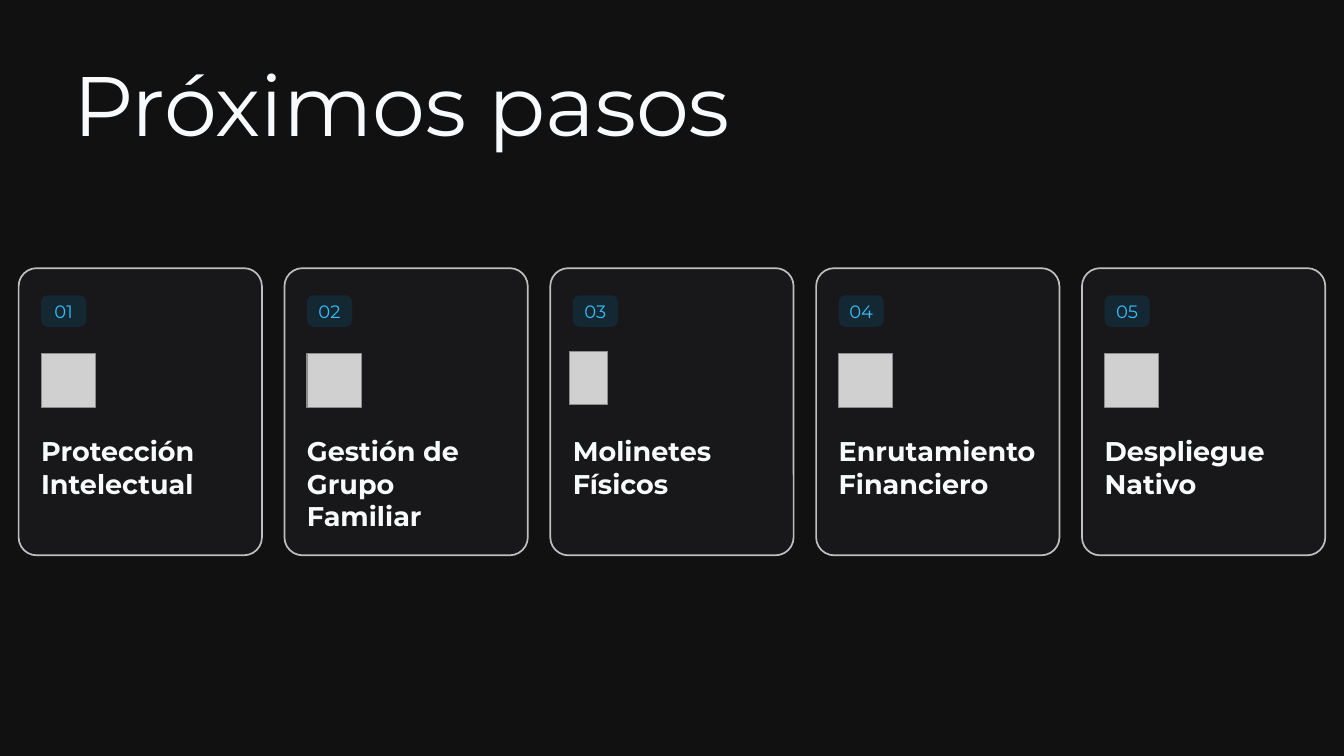
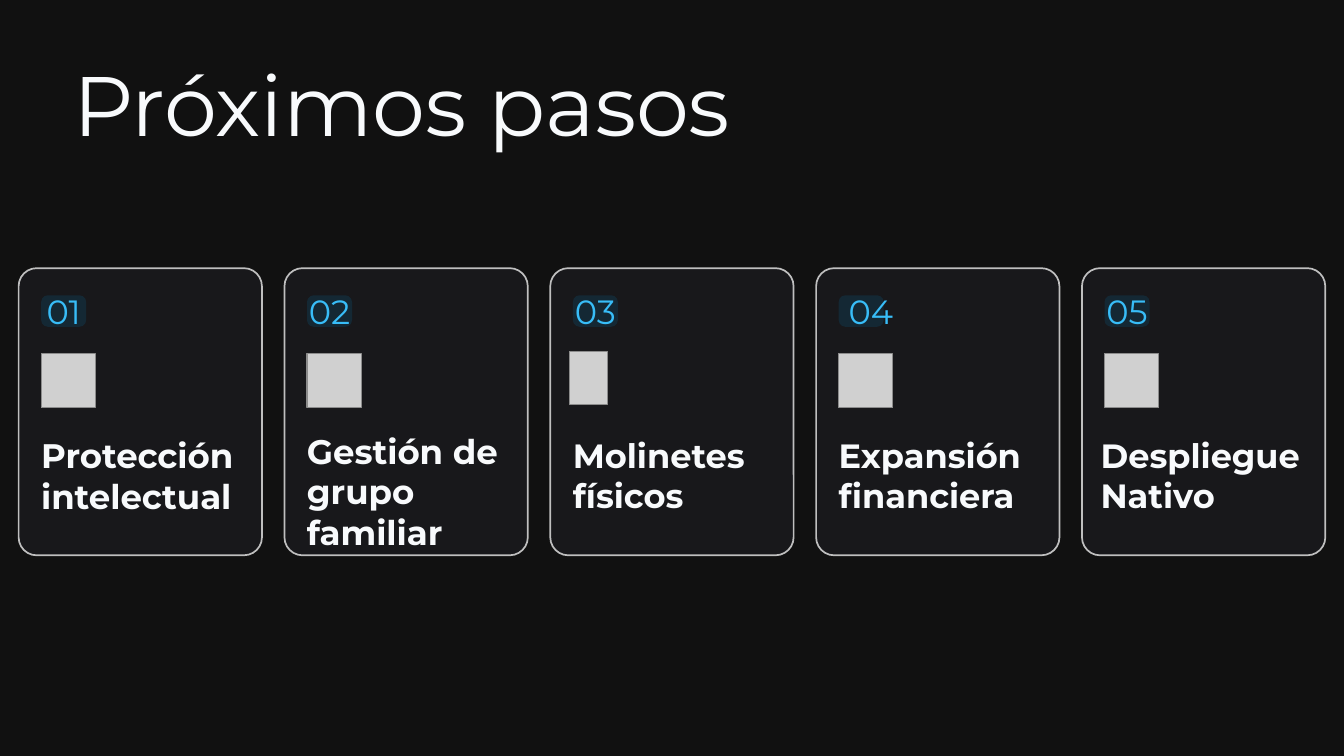
Before and after one commit to TrabajoProfesional-AGGZ/documentacion, a slide deck: slide 22 of entrega_final/defensa/Presentacion_SocioUnido.pptx (slide 21 before the commit). Drawn at 1344x756 pixels with LibreOffice and Linux fonts; fonts in the diff are those of the drawing; grey boxes stand for pictures. Boxes give left, top, right and bottom in pixels: in the first picture for what was removed or moved away, otherwise in the second. Text is boxed around its words. In the diff, an @@ line names an element or a change of style, - is before the commit and + after.

```diff
--- a/entrega_final/defensa/Presentacion_SocioUnido.pptx
+++ b/entrega_final/defensa/Presentacion_SocioUnido.pptx
@@ size 12.9 to 24 pt in 5 elements at [47,300,81,324], [309,300,350,324], [575,300,616,324], [1106,300,1147,324], [849,300,893,324] @@
@@ text at [41,441,233,510]: text changed; size 19.3 to 24.3 pt @@
-Protección Intelectual
+Protección intelectual
@@ text at [307,437,498,546]: text changed; size 19.3 to 24.3 pt @@
-Gestión de Grupo Familiar
+Gestión de grupo familiar
@@ text at [573,441,745,509]: text changed; size 19.3 to 24 pt @@
-Molinetes Físicos
+Molinetes físicos
@@ text at [839,441,1021,509]: text changed; size 19.3 to 24 pt @@
-Enrutamiento Financiero
+Expansión financiera
@@ text "Despliegue Nativo" at [1101,441,1300,509]: size 19.3 to 24 pt @@
```
Also in this commit, not shown: 7 other slides changed, 4 slides added, 3 slides removed, 2 other files.
